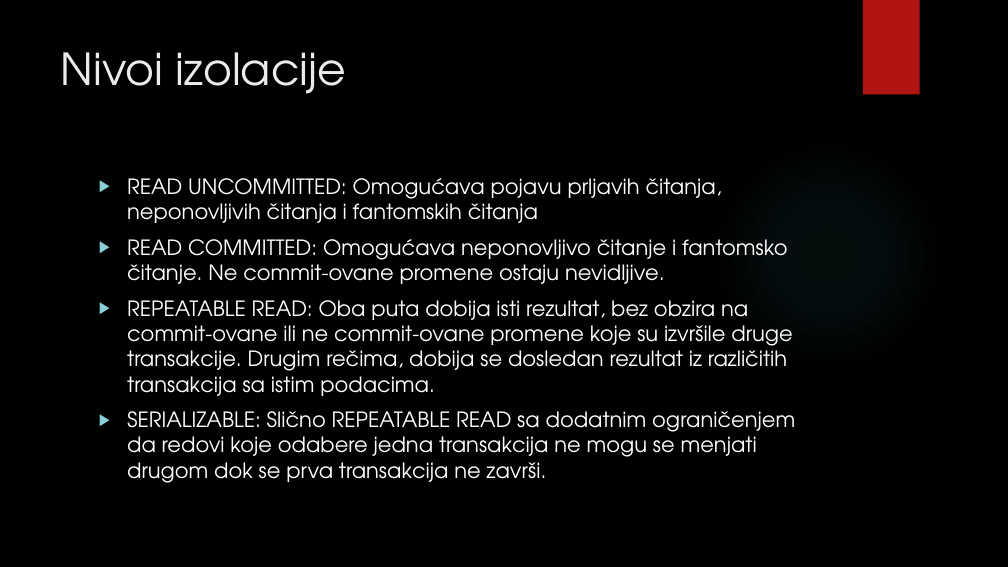
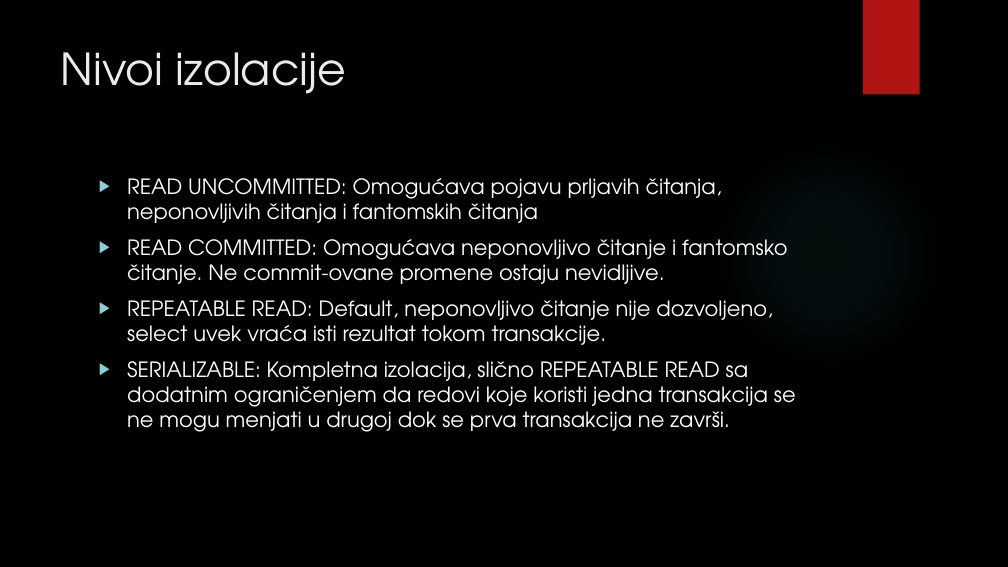
Before and after one commit to TheCodingPie/Sistemi-za-upravljenje-bazama-podataka-II-projekat, a slide deck: slide 13 of Obrada transakcija, planovi izvršavanja transakcija, izolacija i zaključavanje.pptx. Drawn at 1008x567 pixels with LibreOffice and Linux fonts; fonts in the diff are those of the drawing; background and template pictures are left out. Boxes give left, top, right and bottom in pixels: in the first picture for what was removed or moved away, otherwise in the second. Text is boxed around its words. In the diff, an @@ line names an element or a change of style, - is before the commit and + after.

```diff
--- a/Obrada transakcija, planovi izvršavanja transakcija, izolacija i zaključavanje.pptx
+++ b/Obrada transakcija, planovi izvršavanja transakcija, izolacija i zaključavanje.pptx
@@ text at box(127, 300, 796, 432): text changed @@
-▶ REPEATABLE READ: Oba puta dobija isti rezultat, bez obzira na commit-ovane ili ne commit-ovane promene koje su izvršile druge transakcije. Drugim rečima, dobija se dosledan rezultat iz različitih transakcija sa istim podacima.
-▶ SERIALIZABLE: Slično REPEATABLE READ sa dodatnim ograničenjem da redovi koje odabere jedna transakcija ne mogu se menjati drugom dok se prva transakcija ne završi.
+▶ REPEATABLE READ: Default, neponovljivo čitanje nije dozvoljeno, select uvek vraća isti rezultat tokom transakcije.
+▶ SERIALIZABLE: Kompletna izolacija, slično REPEATABLE READ sa dodatnim ograničenjem da redovi koje koristi jedna transakcija se ne mogu menjati u drugoj dok se prva transakcija ne završi.
```
Also in this commit, not shown: 4 other slides changed, 1 slide added, 1 other file.
